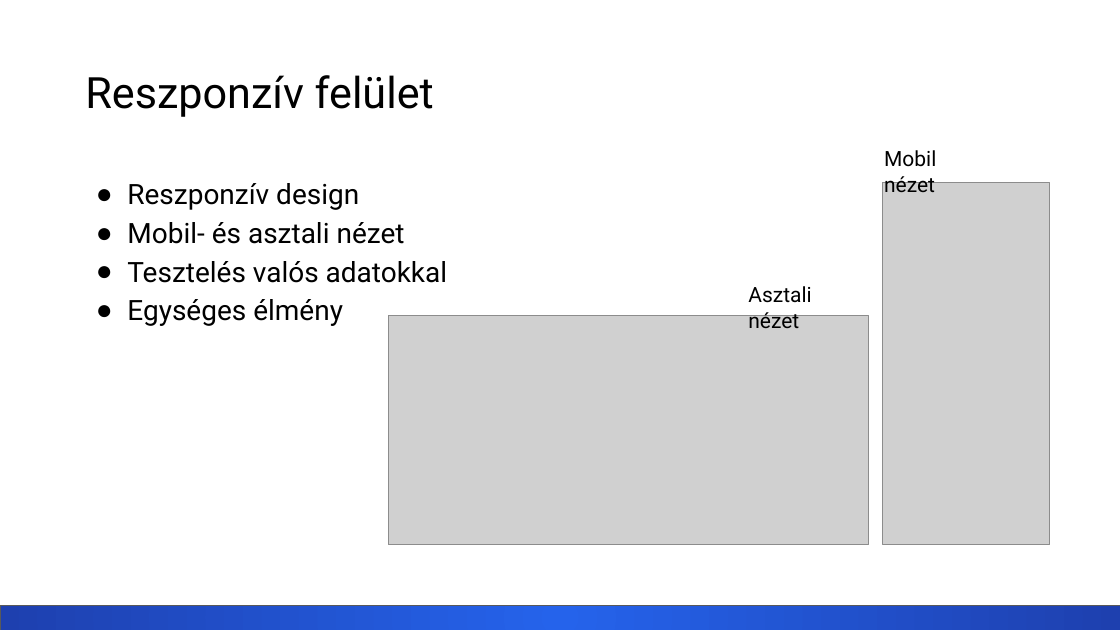
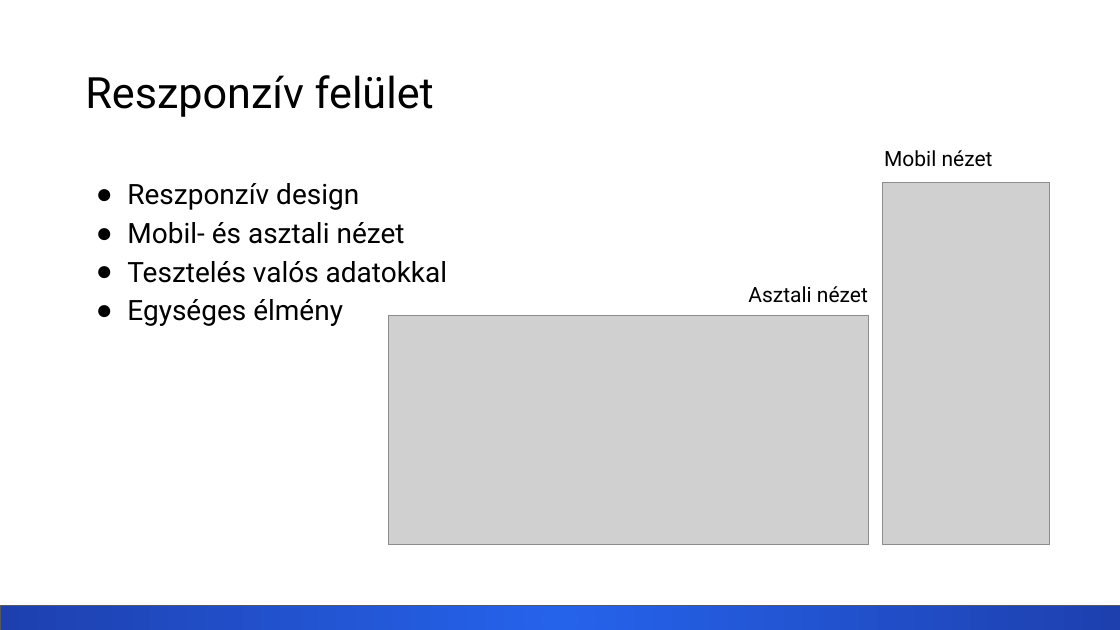
Before and after one commit to nagygabor123/vizsgaremek, a slide deck: slide 8 of Dokumentacio/Eloadas.pptx. Drawn at 1120x630 pixels with LibreOffice and Linux fonts; fonts in the diff are those of the drawing; grey boxes stand for pictures. Boxes give left, top, right and bottom in pixels: in the first picture for what was removed or moved away, otherwise in the second. Text is boxed around its words. In the diff, an @@ line names an element or a change of style, - is before the commit and + after.

```diff
--- a/Dokumentacio/Eloadas.pptx
+++ b/Dokumentacio/Eloadas.pptx
@@ text "Mobil nézet" rewrapped from <box>884,150,936,192</box> to <box>884,150,993,167</box> @@
@@ text "Asztali nézet" rewrapped from <box>748,286,811,328</box> to <box>748,286,868,303</box> @@
```
Also in this commit, not shown: 3 other slides changed, 1 other file.
